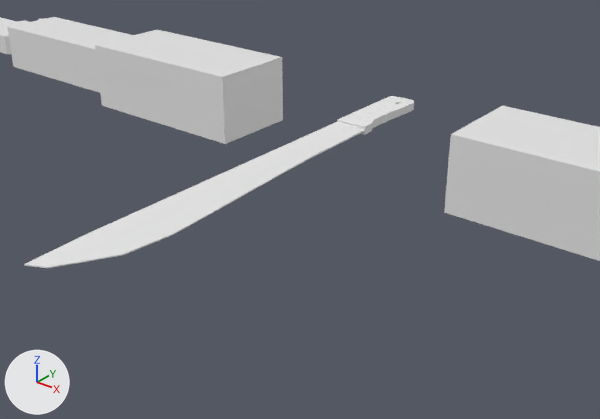
An edit to the FBX model Assets/models/weapons/melee/one hand/machete.fbx, drawn before and after from the same camera.
Before and after are seen from a 50 mm camera at (0.68, -0.981, 0.436) aimed at (-0.001, -0.131, -0.091). Arrows for +X, +Y and +Z are at lower left; the lights stay in place. The picture after the commit comes second. Where no turn or scale is listed for an object, it has been applied to the vertices.

Objects in the first picture: 'Machete', 'arms'.
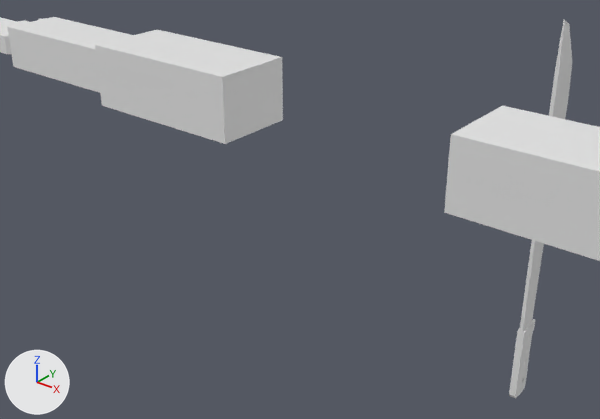
The change, as a list of edits to the scene's bpy script:
```text
Change ob_machete:
    ob_machete.location: (0.0, 0.0, 0.0) -> (0.208, 0.267, -0.416)
    ob_machete.rotation_euler: (3.142, 1.571, 0.0) -> (1.571, 0.0, 0.0347)  # degrees (180, 90, 0) -> degrees (90, 0, 2)
```

Location of each change, (x1, y1, x2, y2) in pixels of the pictures (600 x 419 px):
'Machete', moved, turned: before (24, 96, 414, 268); after (509, 20, 572, 399)
